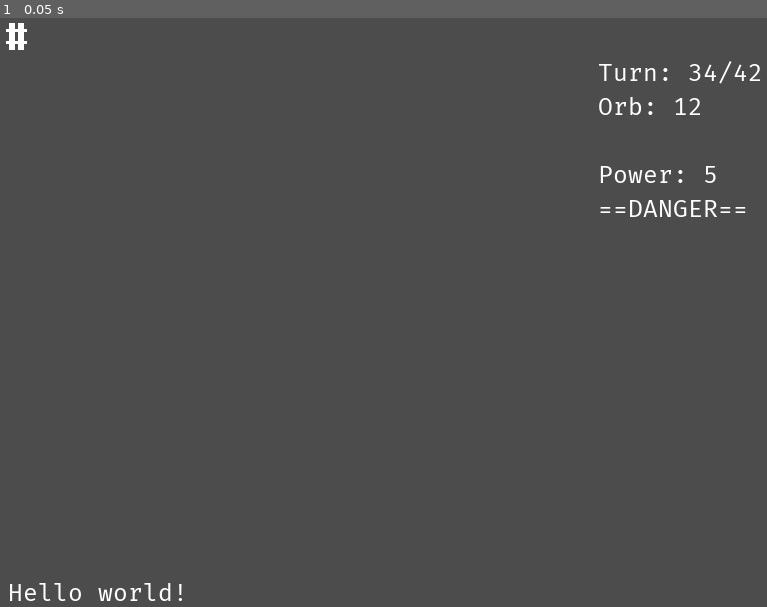
Above: before the commit, frame 1.
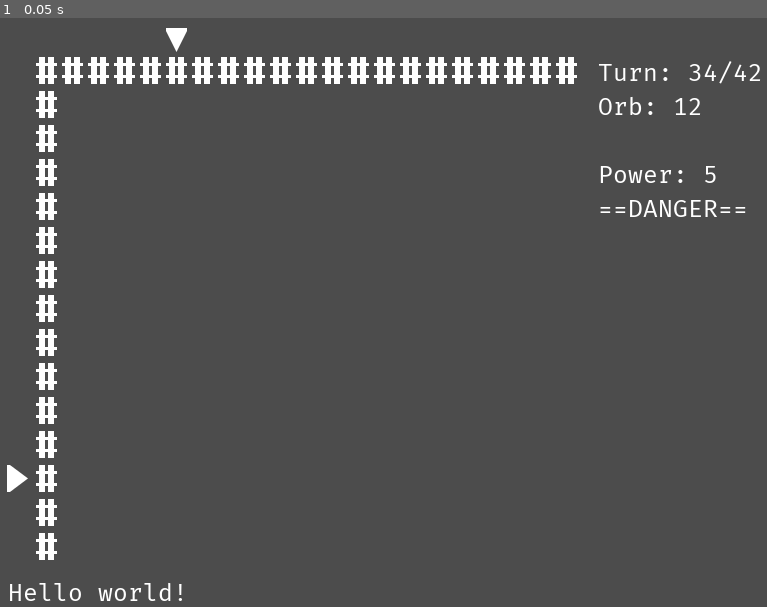
Above: after the commit, the same moment.

Repository: Bozar/GodotRoguelikeDemo
Game: Godot game, scene res://scene/main/Main.tscn
The game is run twice, just before and just after one commit, with the same random seed, the same clock (stepped at 60 frames per second) and the same inputs.
Inputs:
- Up to frame 1 (0.05 s): no input

The runs differ from the first frame. In frame 1, 3.2% of the frame differs, in the area x 0-76%, y 0-93%.

Commit message:
Create walls and indicators.

Diff:
--- a/scene/main/InitWorld.gd
+++ b/scene/main/InitWorld.gd
@@ -1,9 +1,54 @@
 extends Node2D
 
 const wall_prefab := preload("res://scene/sprite/Wall.tscn")
+const arrow_x_prefab := preload("res://scene/sprite/ArrowX.tscn")
+const arrow_y_prefab := preload("res://scene/sprite/ArrowY.tscn")
+
+const _start_x: int = 50
+const _start_y: int = 54
+const _step_x: int = 26
+const _step_y: int = 34
+const _max_x: int = 21
+const _max_y: int = 15
+const _indicator: int = 32
+
 
 func _ready():
-	var wall := wall_prefab.instance()
-	wall.position.x = 20
-	wall.position.y = 20
-	add_child(wall)
+	_init_wall_block()
+	_init_indicator()
+
+
+func _init_wall_block() -> void:
+	var wall: Sprite
+	var x: int
+	var y: int
+
+	for i in range(_max_x):
+		for j in range(_max_y):
+			if (i != 0) and (j != 0):
+				continue
+
+			x = _start_x + _step_x * i
+			y = _start_y + _step_y * j
+
+			wall = wall_prefab.instance() as Sprite
+			wall.position = Vector2(x, y)
+			add_child(wall)
+
+
+func _init_indicator() -> void:
+	var indicator: Sprite
+	var x: int
+	var y: int
+
+	x = _start_x - _indicator
+	y = _start_y + _step_y * 12
+	indicator = arrow_x_prefab.instance() as Sprite
+	indicator.position = Vector2(x, y)
+	add_child(indicator)
+
+	x = _start_x + _step_x * 5
+	y = _start_y - _indicator
+	indicator = arrow_y_prefab.instance() as Sprite
+	indicator.position = Vector2(x, y)
+	add_child(indicator)
--- /dev/null
+++ b/scene/sprite/ArrowX.tscn
@@ -0,0 +1,11 @@
+[gd_scene load_steps=3 format=2]
+
+[ext_resource path="res://resource/curses_vector_24x36.png" type="Texture" id=1]
+
+[sub_resource type="AtlasTexture" id=1]
+flags = 4
+atlas = ExtResource( 1 )
+region = Rect2( 0, 36, 24, 36 )
+
+[node name="ArrowX" type="Sprite"]
+texture = SubResource( 1 )
--- /dev/null
+++ b/scene/sprite/ArrowY.tscn
@@ -0,0 +1,11 @@
+[gd_scene load_steps=3 format=2]
+
+[ext_resource path="res://resource/curses_vector_24x36.png" type="Texture" id=1]
+
+[sub_resource type="AtlasTexture" id=1]
+flags = 4
+atlas = ExtResource( 1 )
+region = Rect2( 360, 36, 24, 36 )
+
+[node name="ArrowY" type="Sprite"]
+texture = SubResource( 1 )
